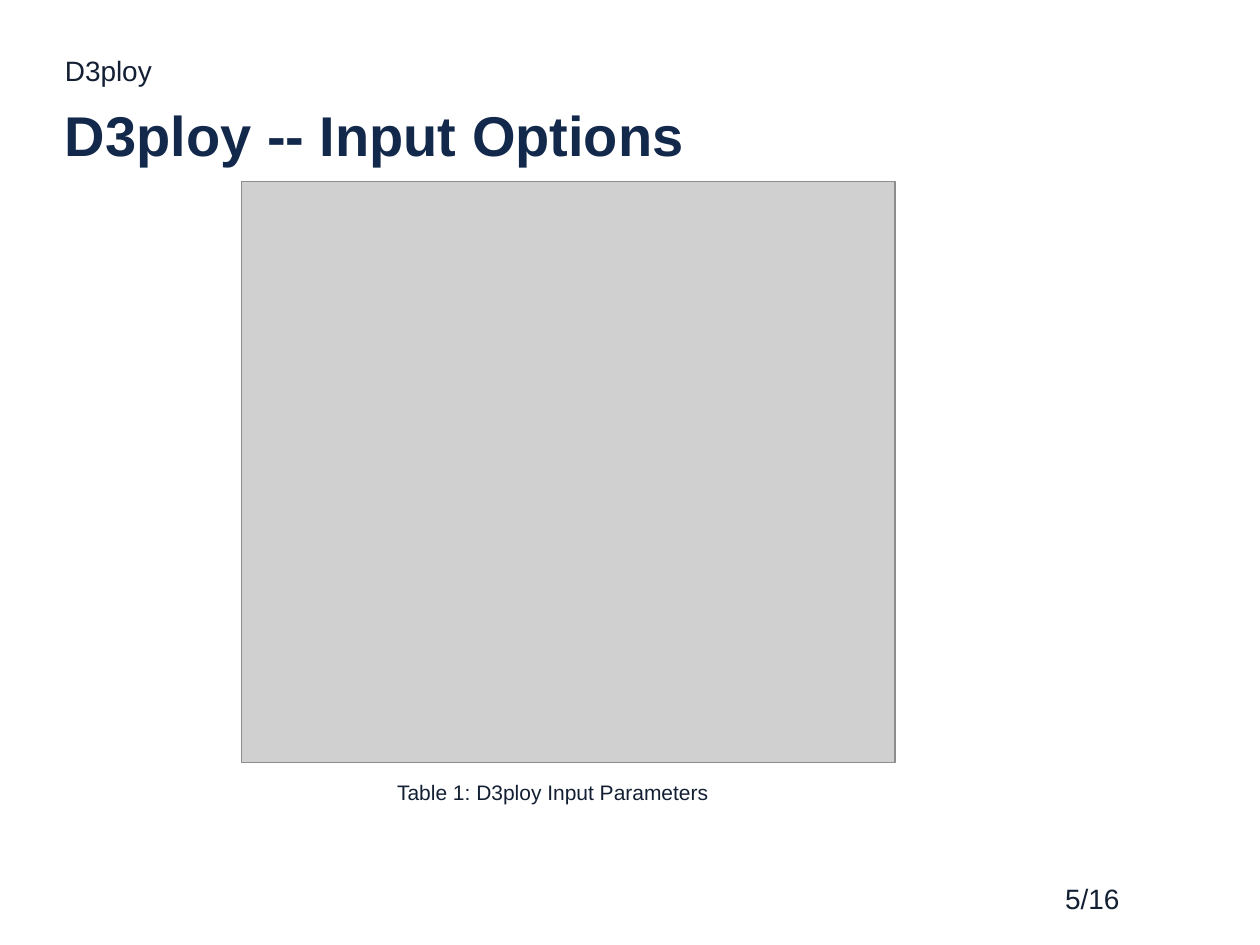
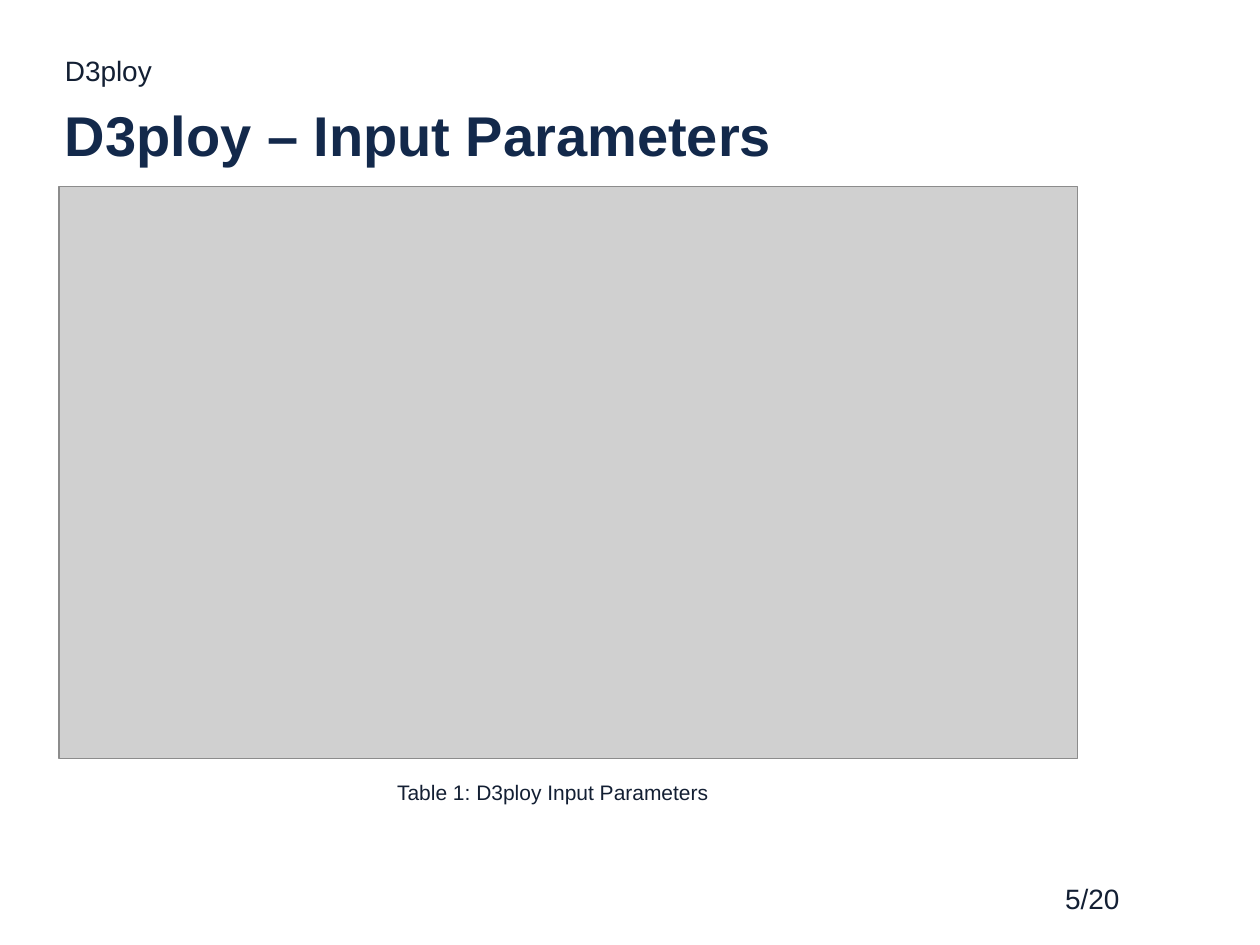
Before and after one commit to gwenchee/2019-chee-twofcs, a slide deck: slide 5 of pres/2019-chee-twofcs-pres.pptx. Drawn at 1260x945 pixels with LibreOffice and Linux fonts; fonts in the diff are those of the drawing; grey boxes stand for pictures; background and template pictures are left out. Boxes give left, top, right and bottom in pixels: in the first picture for what was removed or moved away, otherwise in the second. Text is boxed around its words. In the diff, an @@ line names an element or a change of style, - is before the commit and + after.

```diff
--- a/pres/2019-chee-twofcs-pres.pptx
+++ b/pres/2019-chee-twofcs-pres.pptx
@@ title at bbox=[65, 115, 771, 167]: text changed @@
-D3ploy -- Input Options
+D3ploy – Input Parameters
@@ picture: place and size @@
-picture at bbox=[242, 181, 896, 762]
+picture at bbox=[59, 186, 1077, 759]
@@ page number at bbox=[1065, 888, 1119, 910]: text changed @@
-5/16
+5/20
```
Also in this commit, not shown: 9 other slides changed, 5 slides added, 1 slide removed.
